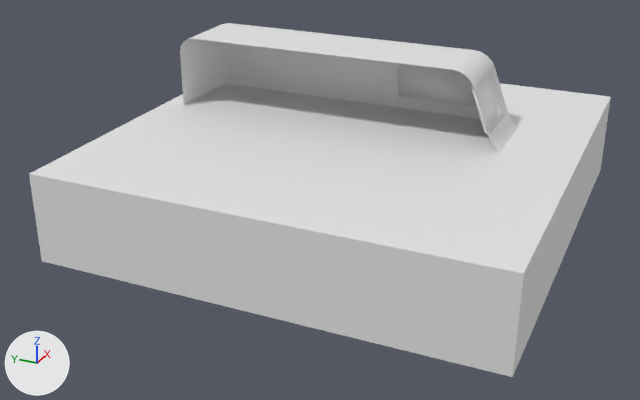
The glTF model 3dmodels/van.glb, before and after one commit.
Rendered twice from a 50 mm lens placed at (-17.66, -7.13, 8.95), pointed at (-0.69, 0.5, 0.47). Every picture has the same lights, and +X, +Y and +Z are marked at lower left. The picture after the commit comes second. Where no turn or scale is listed for an object, it has been applied to the vertices. Vertices at exactly the same position are counted once.
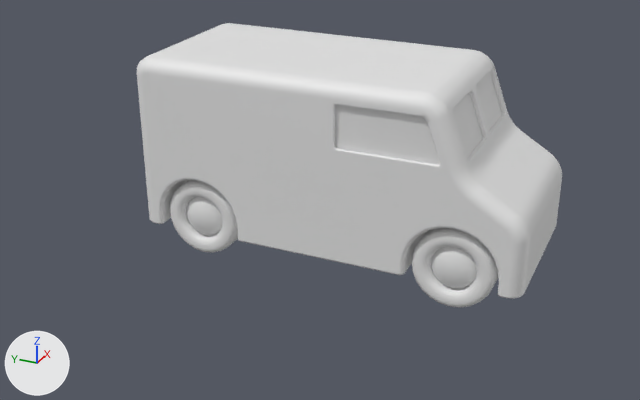
Location of each change, (x1, y1, x2, y2) in pixels of the pictures (640 x 400 px):
'Cube', deleted: before (29, 83, 611, 377)
'Circle', reshaped: before (180, 23, 517, 153); after (137, 23, 562, 299)
part 1 of me_circle_003, added: after (137, 39, 547, 299)
'Circle.001', unchanged, uncovered by the edit: after (412, 228, 498, 308)
'Circle.002', unchanged, uncovered by the edit: after (170, 180, 238, 253)

The change, as a list of edits to the scene's bpy script:
```text
Change me_circle_003:
    used by ob_circle; location = (0.0, 0.0, 0.0)
    remove me_circle_003.from_pydata(...)  # 1298 vertices, 2563 faces; spans x 0.0..2.0, y -4.5..4.5, z -0.3..3.7
    add me_circle_003.from_pydata(...)  # 2565 vertices, 5126 faces; spans x -2.0..2.0, y -4.5..4.5, z -0.3..3.7
    me_circle_003 part 1: 1267 vertices added at x -2.0..-0.08, y -4.5..4.5, z -0.3..3.7
Remove ob_cube:
    ob_cube = bpy.data.objects.new('Cube', me_cube)
    ob_cube.location = (0.0, 0.0, 1.0)
```
